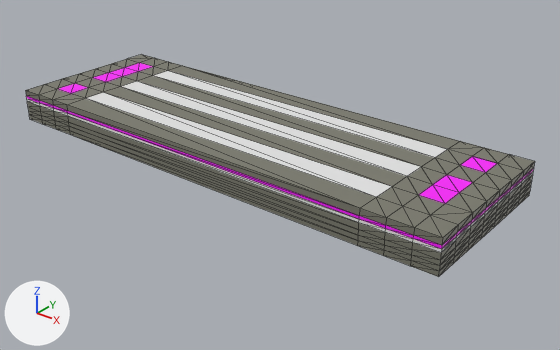
Before and after pictures for a commit that changed the COLLADA model 3d-models/PlayerBase.dae.
Rendered twice from a 50 mm camera at (5.52, -6.38, 3.59) aimed at (0.35, 0.08, -0.42). Lighting does not change. The marker at lower left points along +X, +Y and +Z. Mesh edges are drawn as thin lines. Vertices at the same position are counted once.

The scene before the commit, as lines of its bpy script (objects in view):
```python
mat_material_002 = principled_material('Material.002')
mat_material_002.base_color = (0.978, 0.0, 1.0)  # pink #fd00ff
me_cube = bpy.data.meshes.new('Cube')
me_cube.from_pydata(...)  # 302 vertices, 600 faces; spans x -3.0..3.0, y -1.0..1.0, z -0.21..0.19
# faces by material slot: [456, 62, 82]
me_cube.materials.append(mat_material)  # grey #7a7a6d
me_cube.materials.append(mat_material_001)  # white #e7e7e7
me_cube.materials.append(mat_material_002)  # pink #fd00ff
ob_cube = bpy.data.objects.new('Cube', me_cube)
ob_cube.location = (0.0, 0.0, 0.0)
```
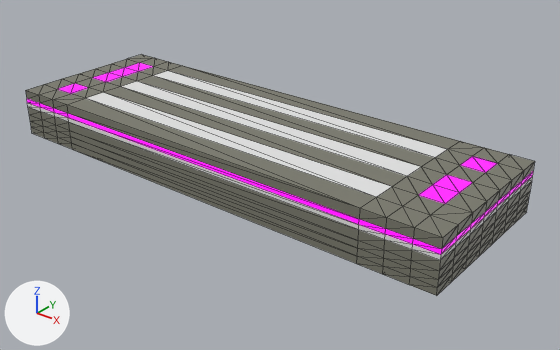
The newer file is also turned or shifted as a whole; pictures and numbers use the older file's frame.

Changed parts and their boxes [x1, y1, x2, y2] in the pictures (560 x 350 px; the box of a moved part takes in the faces that stretch with it):
'Cube', recoloured, surface changed, mesh rescaled (8% taller): before [26, 54, 535, 277]; after [26, 54, 535, 296]
part 1 of me_cube, moved or reshaped: before [26, 91, 535, 277]; after [26, 91, 535, 296]

The change in detail:
In material 'Material.002' (mat_material_002), emission_strength is now set to 1.0.
In material 'Material.002' (mat_material_002), emission_color is now set to (0.982, 0.0, 1.0), pink #fd00ff.
me_cube has 302 vertices, 600 faces and spans x -3.0..3.0, y -1.0..1.0, z -0.21..0.19.
me_cube is used by ob_cube; location (0.0, 0.0, 0.0).
me_cube part 1: the whole mesh is scaled about its middle by (1, 1, 1.5), then moved by (0.0, 0.0, -0.1).
